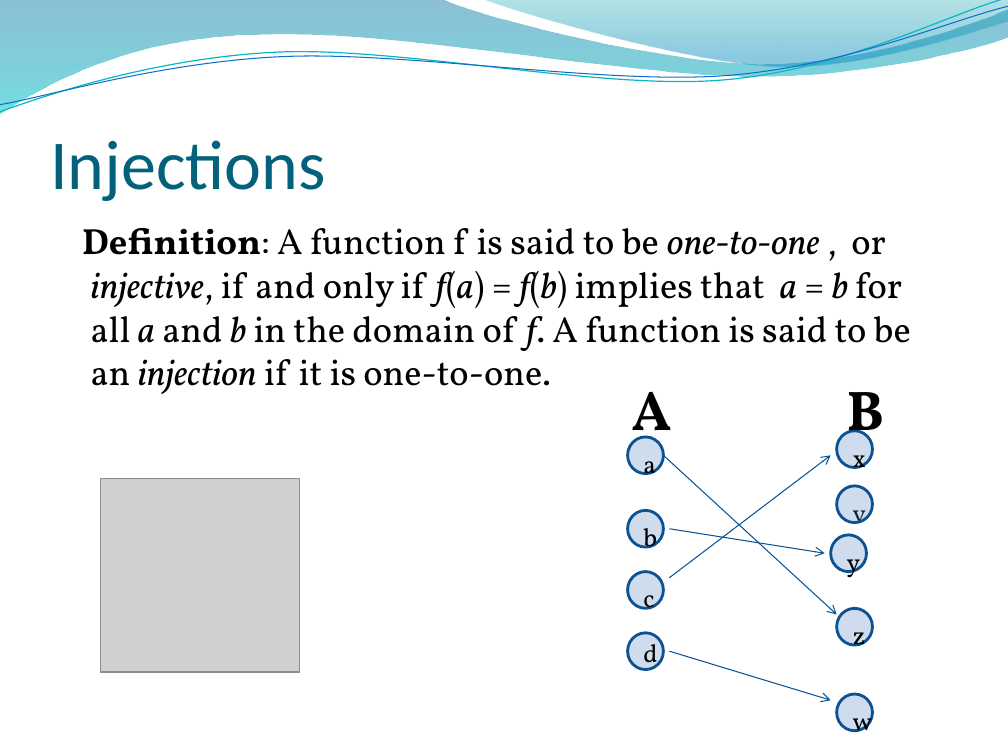
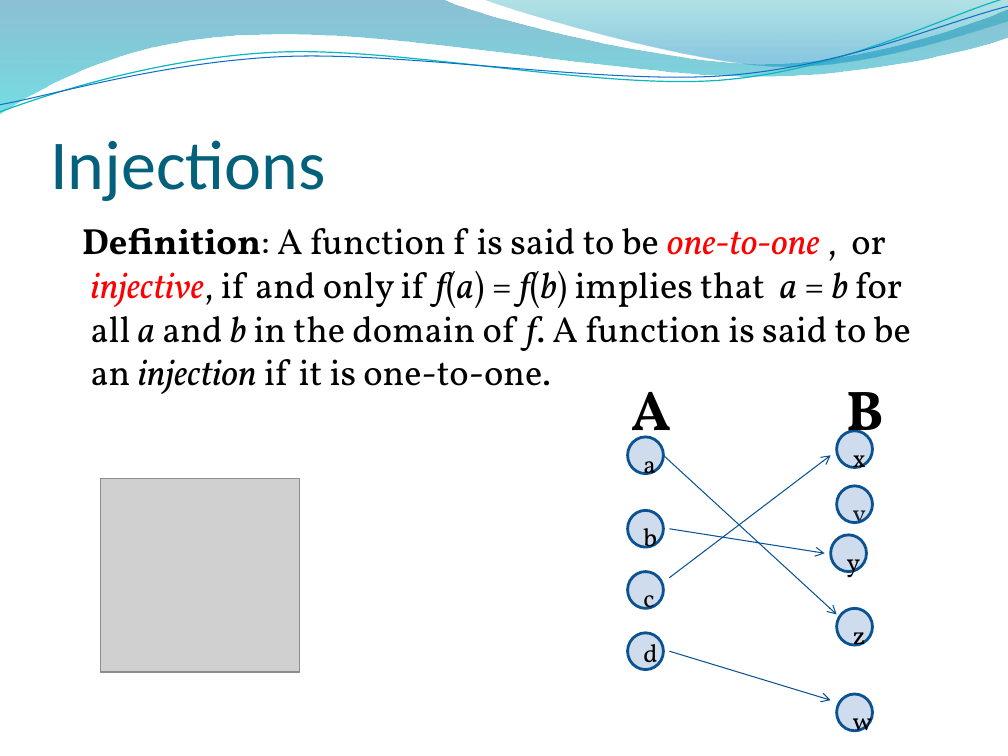
Before and after one commit to lin-chen-GA/lin-chen-GA.github.io, a slide deck: slide 65 of cs2620/slides/cs2620_notes2.pptx (slide 64 before the commit). Drawn at 1008x756 pixels with LibreOffice and Linux fonts; fonts in the diff are those of the drawing; grey boxes stand for pictures; background and template pictures are left out. Boxes give left, top, right and bottom in pixels: in the first picture for what was removed or moved away, otherwise in the second. Text is boxed around its words. In the diff, an @@ line names an element or a change of style, - is before the commit and + after.

```diff
--- a/cs2620/slides/cs2620_notes2.pptx
+++ b/cs2620/slides/cs2620_notes2.pptx
@@ text "Definition: A function f is ..." at box(82, 228, 911, 394): text colour #000000 to #FF0000 in "one-to-one injective," @@
```
Also in this commit, not shown: 3 other slides changed, 1 slide added.
